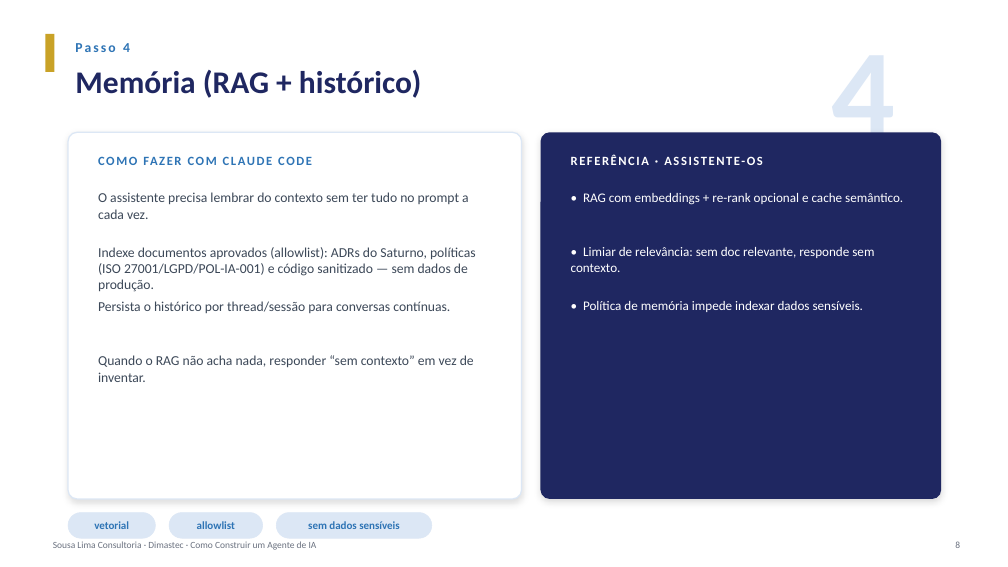
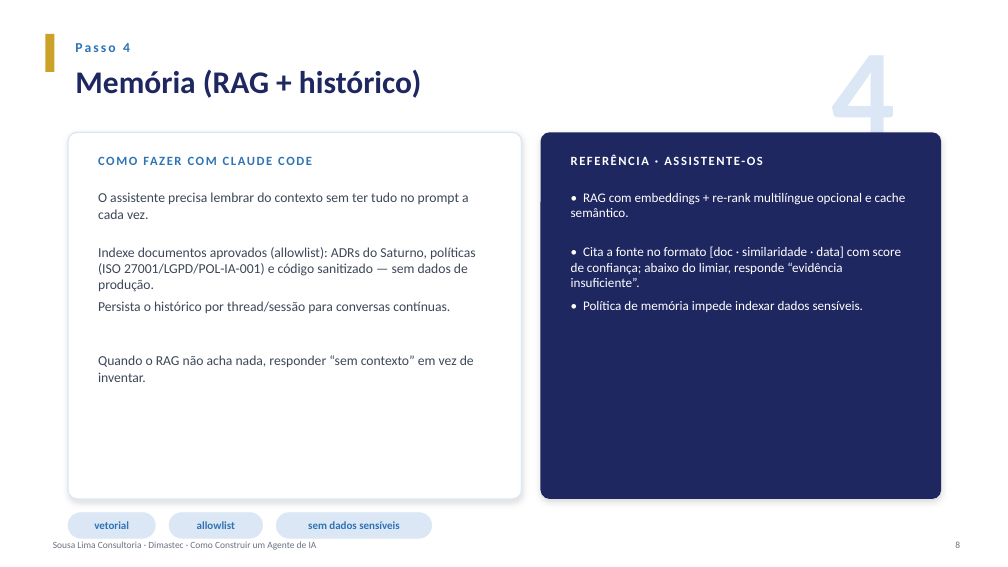
Before and after one commit to devopsadmins/assistente-os, a slide deck: slide 8 of docs/dimastec/Plano-Demonstracao-Agente-IA-Dimastec-CTO.pptx. Drawn at 1008x567 pixels with LibreOffice and Linux fonts; fonts in the diff are those of the drawing. Boxes give left, top, right and bottom in pixels: in the first picture for what was removed or moved away, otherwise in the second. Text is boxed around its words. In the diff, an @@ line names an element or a change of style, - is before the commit and + after.

```diff
--- a/docs/dimastec/Plano-Demonstracao-Agente-IA-Dimastec-CTO.pptx
+++ b/docs/dimastec/Plano-Demonstracao-Agente-IA-Dimastec-CTO.pptx
@@ text at (x1=571, y1=193, x2=906, y2=217): text changed @@
-• RAG com embeddings + re-rank opcional e cache semântico.
+• RAG com embeddings + re-rank multilíngue opcional e cache semântico.
@@ text at (x1=571, y1=246, x2=901, y2=287): text changed @@
-• Limiar de relevância: sem doc relevante, responde sem contexto.
+• Cita a fonte no formato [doc · similaridade · data] com score de confiança; abaixo do limiar, responde “evidência insuficiente”.
```
Also in this commit, not shown: 1 other slide changed, 19 other files.
